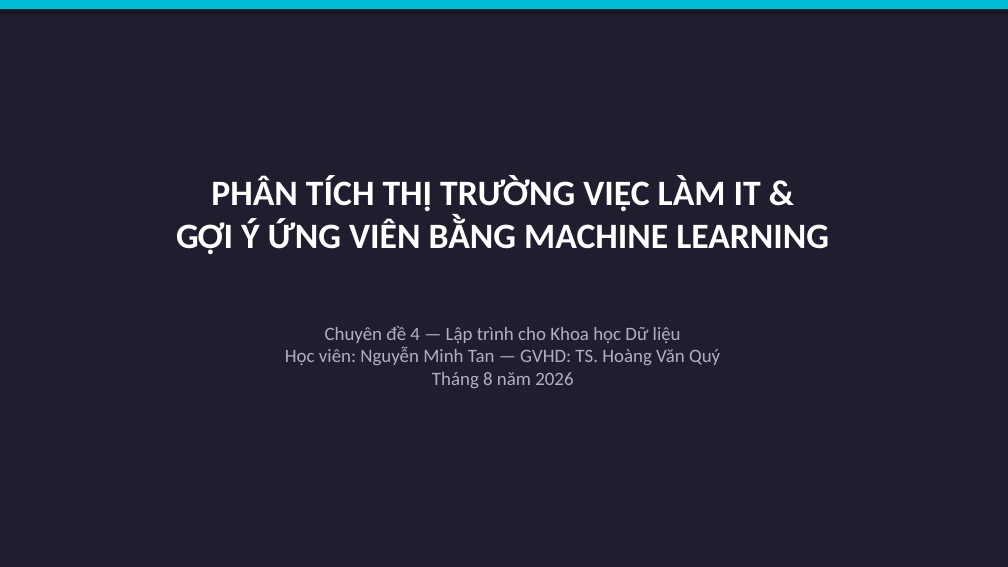
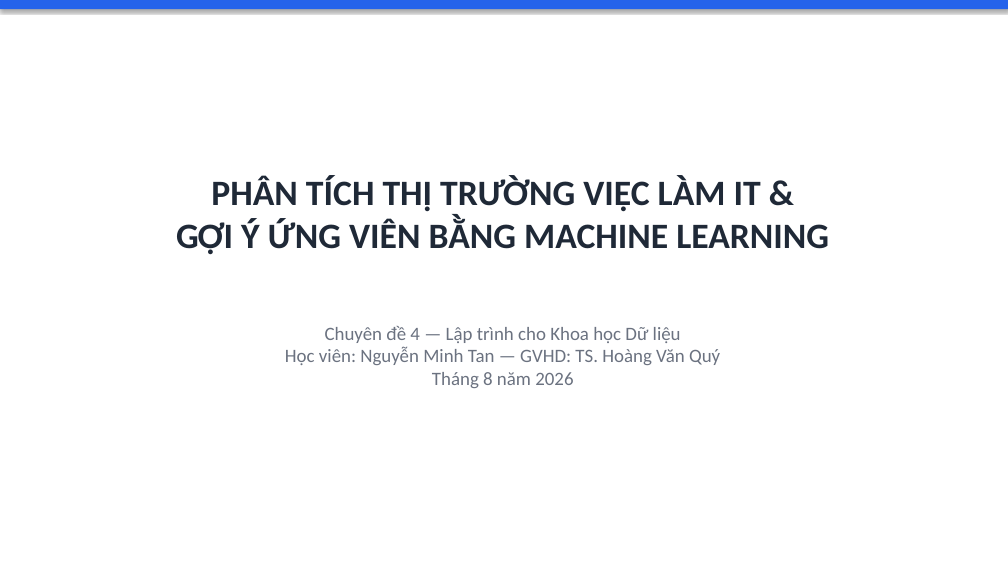
Before and after one commit to ThuyLoiLerning/KhoaHocDuLieu, a slide deck: slide 1 of reports/slides/TrinhBay_ChuyenDe4.pptx. Drawn at 1008x567 pixels with LibreOffice and Linux fonts; fonts in the diff are those of the drawing. Boxes give left, top, right and bottom in pixels: in the first picture for what was removed or moved away, otherwise in the second. Text is boxed around its words. In the diff, an @@ line names an element or a change of style, - is before the commit and + after.

```diff
--- a/reports/slides/TrinhBay_ChuyenDe4.pptx
+++ b/reports/slides/TrinhBay_ChuyenDe4.pptx
@@ background #1E1E2E to #FFFFFF @@
@@ rectangle at (0,0,1008,9): fill #00BCD4 to #2563EB @@
@@ text "PHÂN TÍCH THỊ TRƯỜNG VIỆC ..." at (176,176,829,255): text colour #FFFFFF to #1F2937 @@
@@ text "Chuyên đề 4 — Lập ..." at (285,326,720,388): text colour #B0B0C0 to #6B7280 @@
```
Also in this commit, not shown: 14 other slides changed, 8 slides added, 5 slides removed, 10 other files.
